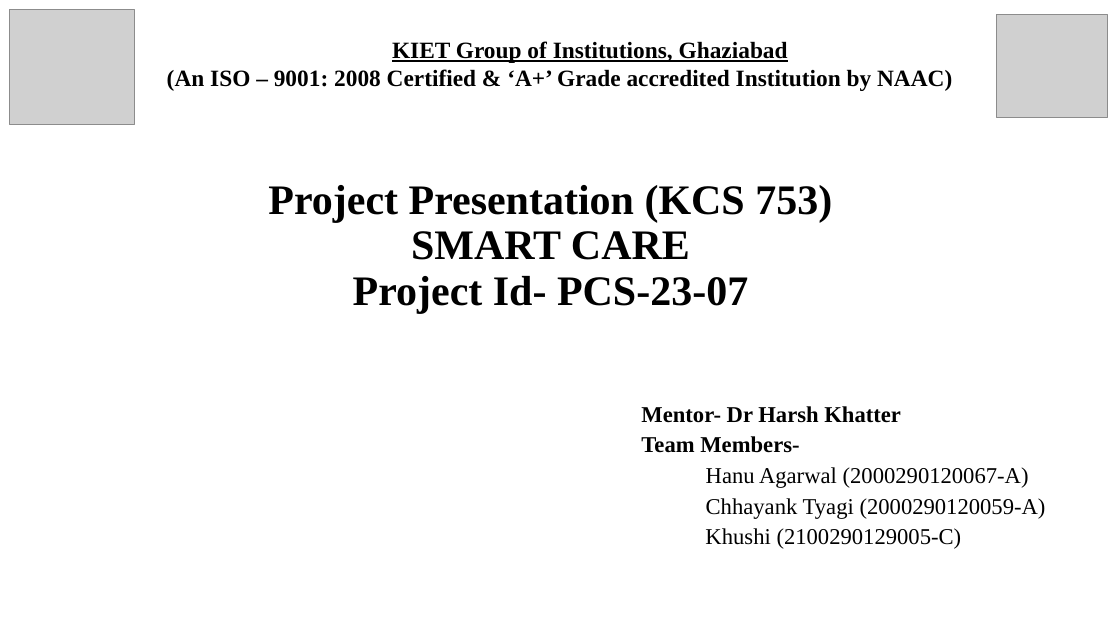
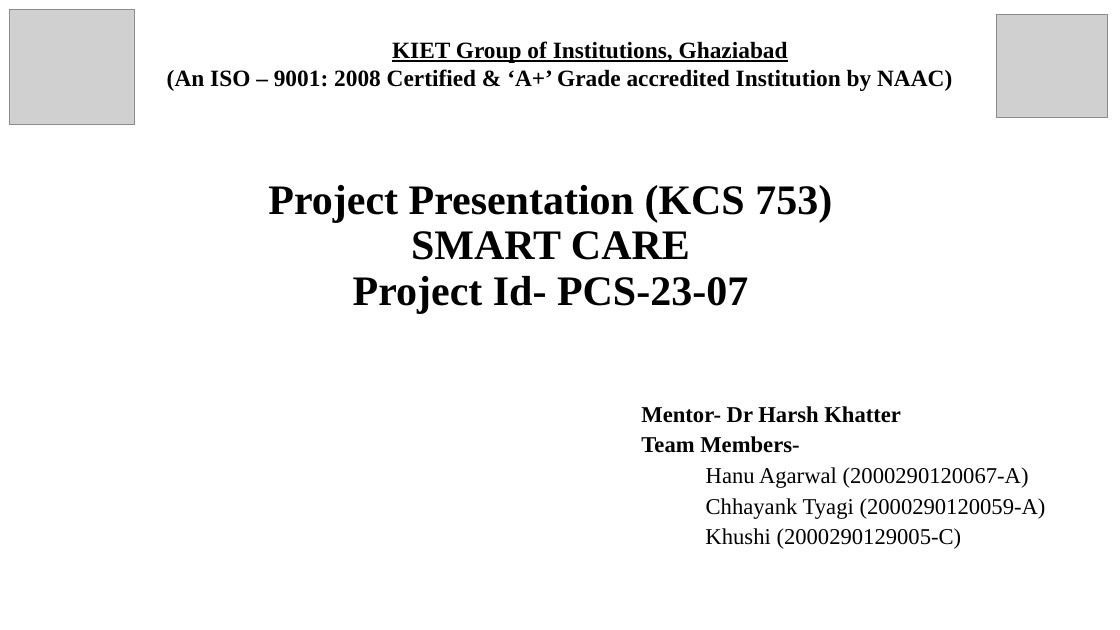
Before and after one commit to KIET-Github/CS-2024-A, a slide deck: slide 1 of PCS24-6-Hanu/Presentation - Smart Care.pptx. Drawn at 1120x630 pixels with LibreOffice and Linux fonts; fonts in the diff are those of the drawing; grey boxes stand for pictures. Boxes give left, top, right and bottom in pixels: in the first picture for what was removed or moved away, otherwise in the second. Text is boxed around its words. In the diff, an @@ line names an element or a change of style, - is before the commit and + after.

```diff
--- a/PCS24-6-Hanu/Presentation - Smart Care.pptx
+++ b/PCS24-6-Hanu/Presentation - Smart Care.pptx
@@ subtitle at [705, 528, 962, 549]: text changed @@
-Khushi (2100290129005-C)
+Khushi (2000290129005-C)
```
Also in this commit, not shown: 5 other slides changed, 1 slide added, 3 slides removed, 9 other files.
